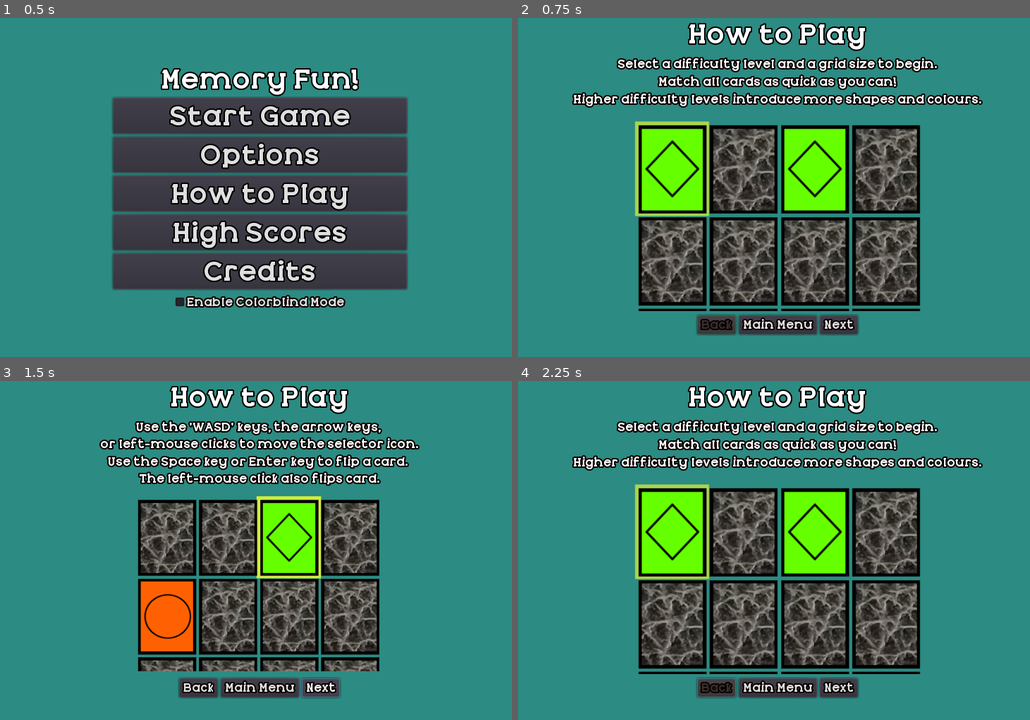
Above: before the commit, frames 1-4 (two rows, left to right).
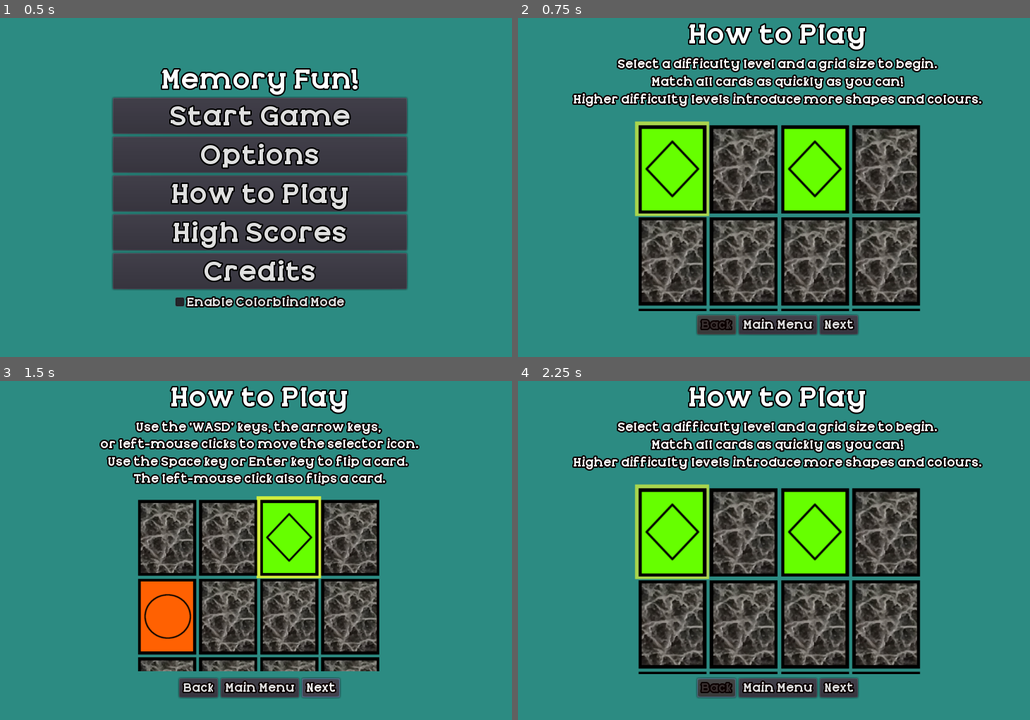
Above: after the commit, the same moments.

Repository: KapFlagon/Memory-Fun
Game: Godot game, scene res://src/screens/StartScreen.tscn
Two runs of this game, one before a commit and one after it. Both use one fixed random seed, a clock stepped at 60 frames per second and the inputs below.
Inputs:
- Up to frame 1 (0.5 s): no input
- Up to frame 2 (0.75 s): click "How to Play" at 0.5 s
- Up to frame 3 (1.5 s): click "Next" at 1.25 s
- Up to frame 4 (2.25 s): click "Back" at 2 s

Frame 1 is identical in both runs. In frame 2, 1.1% of the frame differs, in the area x 25-76%, y 16-22%; in frame 3, 1.2%, in the area x 25-76%, y 26-32%; in frame 4, 1.1%.

Commit message:
Created an internationalization csv file.

Diff:
--- /dev/null
+++ b/assets/internationalization/MemoryFun_Internationalization.csv
@@ -0,0 +1,55 @@
+keys,en,fr
+START,Start Game,
+OPTIONS,Options,
+HOW_TO_PLAY,How to Play,
+HIGH_SCORES,High Scores,
+CREDITS,Credits,
+COLOURBLIND_MODE,Enable Colourblind Mode,
+BACKGROUND_COLOUR,Background Colour:,
+SFX_ON,Sound FX On:,
+SFX_VOL,Sound Volume:,
+MUS_ON,Music On:,
+MUS_VOL,Music Volume:,
+SUBMIT,Submit,
+CANCEL,Cancel,
+RESET,Reset,
+BACK,Back ,
+MAIN_MENU,Main Menu,
+NEXT,Next,
+HTPS_GAME_START,Select a difficulty level and a grid size to begin.,
+HTPS_GOAL,Match all cards as quickly as you can!,
+HTPS_DIFF,Higher difficulty levels introduce more shapes and colours.,
+HTPS_CONTROLS_MOVEMENT,"Use the 'WASD' keys, the arrow keys, \nor left-mouse clicks to move the selector icon.",
+HTPS_CONTROLS_INPUT,Use the Space key or Enter key to flip a card. \nThe left-mouse click also flips a card.,
+HTPS_NO_MATCH,"If you flip two cards that don't match, \nthey will turn face down again.\n",
+HTPS_COLOURBLIND,Colourblind mode disabled: \nCards have a shape and a colour which must be matched.\n\n\nColourblind mode enabled: \nWhite cards use additional background shapes.\n\n,
+HTPS_TIMER,You can see your time at the bottom of the screen. \nIt will be your score.,
+HSS_8,8 Grid: ,
+HSS_12,12 Grid: ,
+HSS_16,16 Grid: ,
+HSS_20,20 Grid: ,
+HSS_24,24 Grid: ,
+HSS_BLANK_NAME,Name,
+CRED_MAIN_CONT,Main Contributions: ,
+CRED_PROG,Programming: ,
+CRED_MUSIC,Music: ,
+CRED_ART,Art: ,
+CRED_ADD_CONT,Additional Contributions,
+CRED_FONT,“Cabal Bold” Font: LJ Design Studios (used under GPL License),
+DIFF_PROMPT,Select a Difficulty:,
+DIFF_EASY,Easy,
+DIFF_MED,Medium,
+DIFF_HARD,Hard,
+DIFF_EASY_HINT,"3 Shapes, 1 Colour",
+DIFF_MED_HINT,"5 Shapes, 3 Colours",
+DIFF_HARD_HINT,"5 Shapes, 7 Colours",
+GRID_PROMPT,Select a Grid Size:,
+DIFFICULTY,Difficulty,
+GAME_OVER,You Win! Good job! ,
+TIMER_TEXT,Time Elapsed: ,
+PLAY_AGAIN,Play again,
+CHANGE_SETTINGS,Change Grid or Difficulty,
+NAME_PROMPT,Enter your name:,
+NAME_PLACEHOLDER,Your Name,
+GAME_PAUSED,Game Paused,
+RESUME,Resume,
--- a/src/screens/HowToPlayScreen.gd
+++ b/src/screens/HowToPlayScreen.gd
@@ -61,7 +61,7 @@
 	# Page 1
 	if current_page == 1:
 		var game_start_text = "Select a difficulty level and a grid size to begin."
-		var goal_text = "Match all cards as quick as you can!"
+		var goal_text = "Match all cards as quickly as you can!"
 		var goal_img = load("res://assets/images/how_to/HowTo_01.png")
 		var difficulty_text = "Higher difficulty levels introduce more shapes and colours."
 		text_1 = game_start_text
@@ -75,7 +75,7 @@
 	# Page 2
 	if current_page == 2:
 		var controls_directions_text = "Use the 'WASD' keys, the arrow keys, \nor left-mouse clicks to move the selector icon."
-		var controls_input_text = "Use the Space key or Enter key to flip a card. \nThe left-mouse click also flips card."
+		var controls_input_text = "Use the Space key or Enter key to flip a card. \nThe left-mouse click also flips a card."
 
 		var failed_match_img = load("res://assets/images/how_to/HowTo_02.png")
 		text_1 = controls_directions_text
--- a/src/screens/HowToPlayScreen.tscn
+++ b/src/screens/HowToPlayScreen.tscn
@@ -134,10 +134,10 @@
 anchor_top = 1.0
 anchor_right = 1.0
 anchor_bottom = 1.0
-margin_left = 321.448
-margin_top = -101.504
-margin_right = -203.552
-margin_bottom = -53.5039
+margin_left = 612.1
+margin_top = -124.63
+margin_right = 87.1
+margin_bottom = -76.6302
 rect_scale = Vector2( 0.6, 0.6 )
 texture = ExtResource( 8 )
 __meta__ = {
Not shown, changed: ToDo
